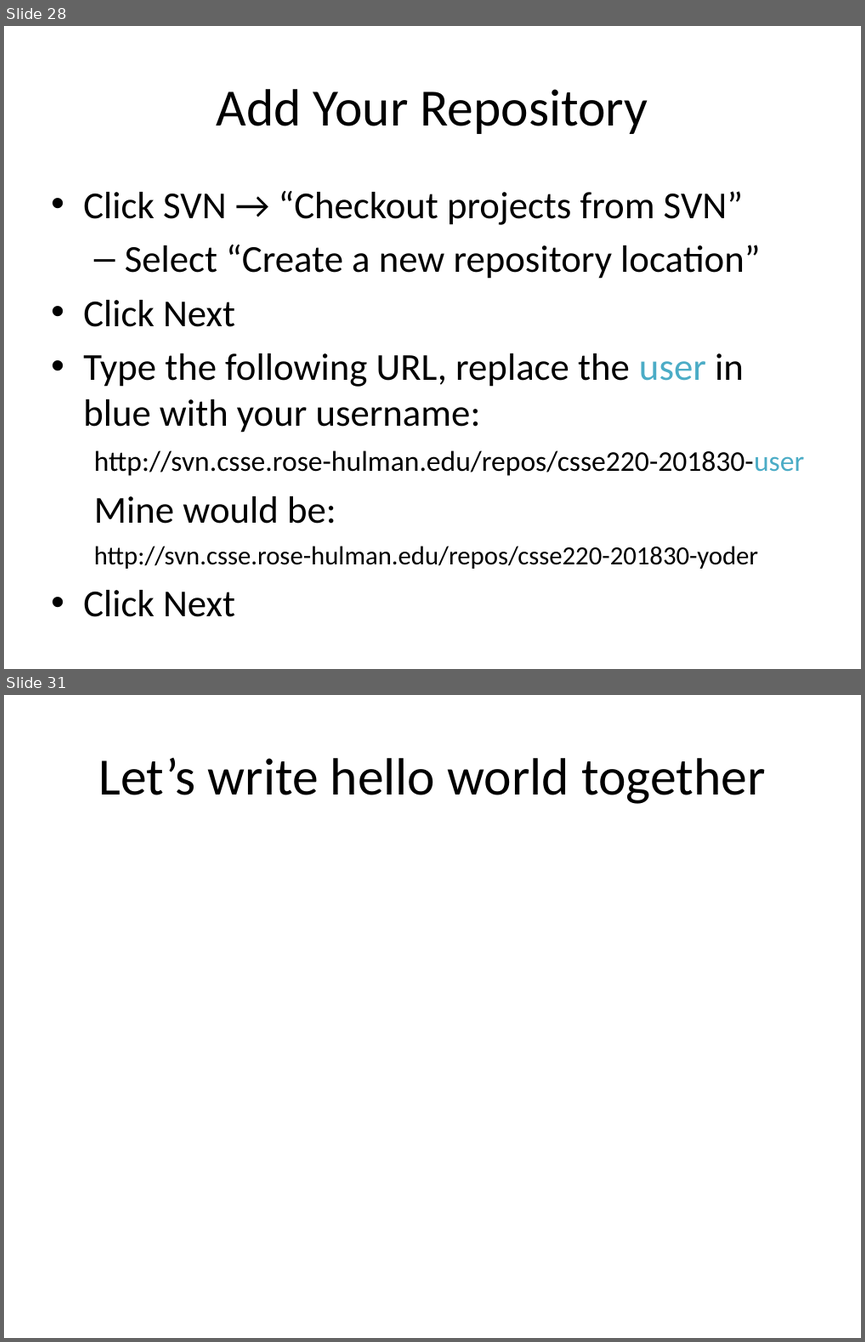
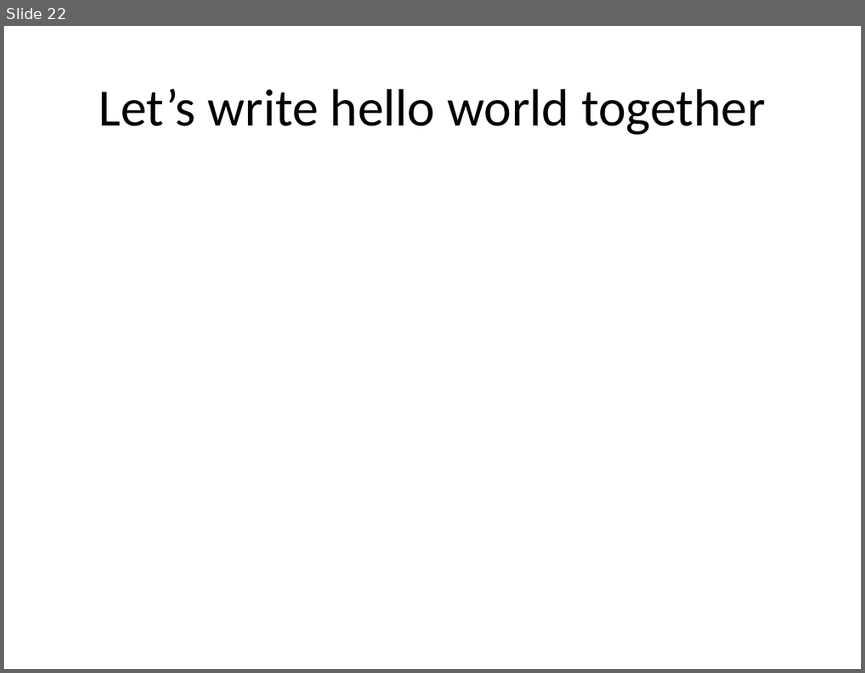
Before and after one commit to RHIT-CSSE/csse220, a slide deck: ClassMaterials/JavaIntro/Slides/JavaIntro.pptx. Shown one above the other, each under a label of ours: slides 28 and 31 before the commit, slide 22 after it; the slides between them are not shown. The pictures are 865x1342 and 865x673 pixels, drawn with LibreOffice and Linux fonts; fonts in the diff are those of the drawing. Boxes give left, top, right and bottom in pixels: in the first picture for what was removed or moved away, otherwise in the second. Text is boxed around its words. In the diff, an @@ line names an element or a change of style, - is before the commit and + after.

```diff
--- a/ClassMaterials/JavaIntro/Slides/JavaIntro.pptx
+++ b/ClassMaterials/JavaIntro/Slides/JavaIntro.pptx
@@ slide 28 removed at [4, 26, 861, 669], background #FFFFFF @@
@@ title removed at [216, 89, 647, 134] @@
-Add Your Repository
@@ text removed at [83, 191, 804, 617] @@
-• Click SVN → “Checkout projects from SVN”
-  – Select “Create a new repository location”
-• Click Next
-• Type the following URL, replace the user in blue with your username:
-  http://svn.csse.rose-hulman.edu/repos/csse220-201830-user
-  Mine would be:
-  http://svn.csse.rose-hulman.edu/repos/csse220-201830-yoder
-• Click Next
@@ what was slide 31 is now slide 22 @@
```
Also in this commit, not shown: 6 slides changed, 1 slide added, 9 other slides removed.
